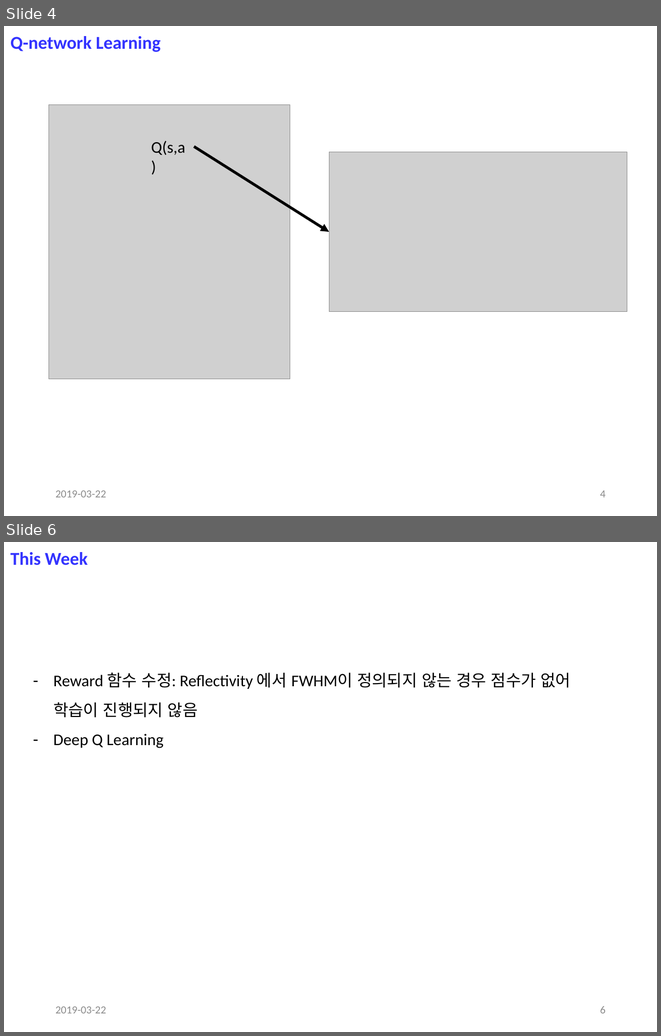
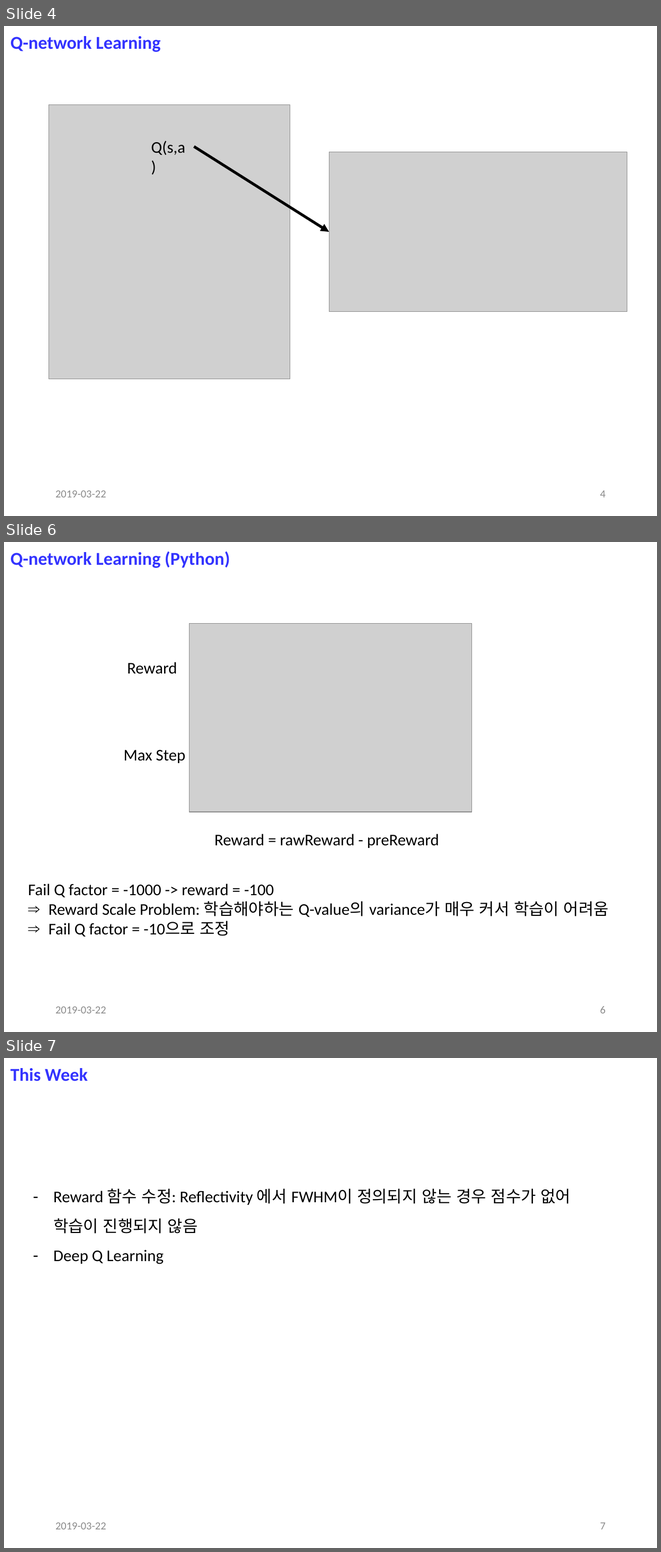
Before and after one commit to jglee96/NBTP_Lab, a slide deck: 랩미팅/201903/190322 DQN (Jong).pptx. Shown one above the other, each under a label of ours: slides 4 and 6 before the commit, slides 4, 6 and 7 after it; the slides between them are not shown. The pictures are 661x1036 and 661x1552 pixels, drawn with LibreOffice and Linux fonts; fonts in the diff are those of the drawing; grey boxes stand for pictures. Boxes give left, top, right and bottom in pixels: in the first picture for what was removed or moved away, otherwise in the second. Text is boxed around its words. In the diff, an @@ line names an element or a change of style, - is before the commit and + after.

```diff
--- a/랩미팅/201903/190322 DQN (Jong).pptx
+++ b/랩미팅/201903/190322 DQN (Jong).pptx
@@ slide 6 added at (4,542,657,1032), background #FFFFFF @@
@@ text added at (10,552,230,568), 20 pt, text #3333FF, bold @@
+Q-network Learning (Python)
@@ picture added at (189,624,471,812) @@
@@ text added at (127,662,177,674), 18 pt, text #000000 @@
+Reward
@@ text added at (124,750,186,763), 18 pt, text #000000 @@
+Max Step
@@ text added at (214,834,439,848), 18 pt, text #000000 @@
+Reward = rawReward - preReward
@@ text added at (28,883,609,936), 18 pt, text #000000 @@
+Fail Q factor = -1000 -> reward = -100
+⇒ Reward Scale Problem: 학습해야하는 Q-value의 variance가 매우 커서 학습이 어려움
+⇒ Fail Q factor = -10으로 조정
@@ text added at (55,1006,106,1013), 12 pt, text #8C8C8C @@
+2019-03-22
@@ page number added at (600,1006,606,1013), 12 pt, text #8C8C8C @@
+6
@@ what was slide 6 is now slide 7 @@
@@ page number at (600,1522,606,1529): text changed @@
-6
+7
```
Also in this commit, not shown: 1 slide changed, 4 other files.
